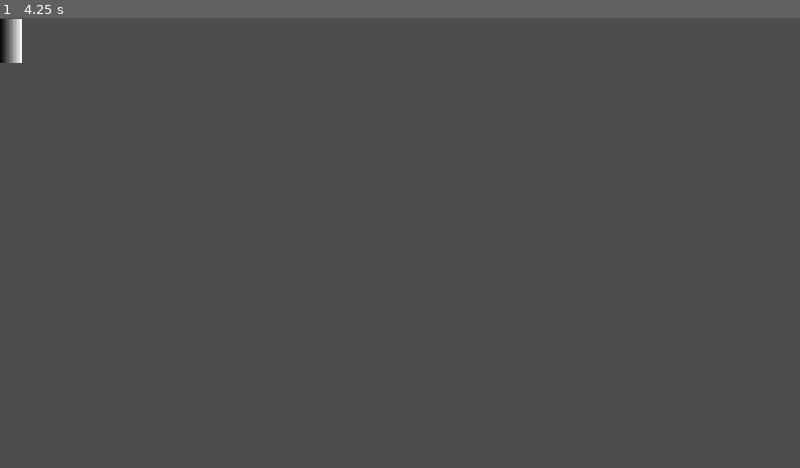
Above: before the commit, frame 1.
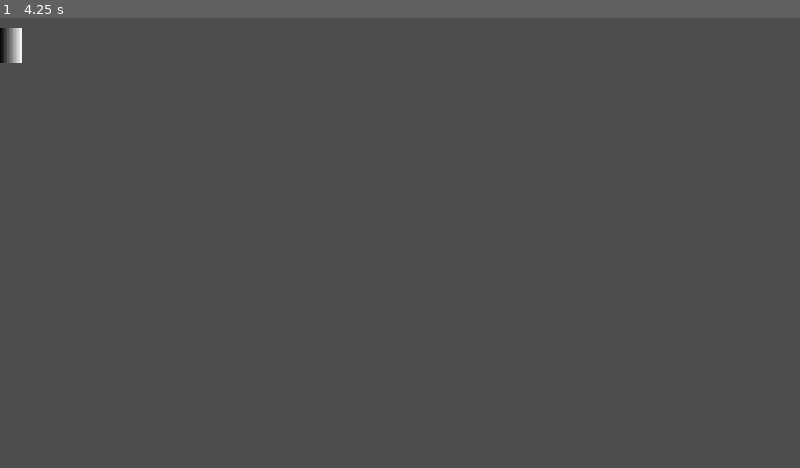
Above: after the commit, the same moment.

Repository: mikowy001/hackaton26
Game: Godot game, scene res://testing/ui/dopamine_bar.tscn
Same seed, same stepped clock (60 frames per second), same inputs: the game is played once before the commit and once after it. This scene is started directly instead of the project's main scene.
Inputs:
- Up to frame 1 (4.25 s): tap Enter at 0.5, 2, 3.5 s; hold Right (ui_right) 0.53-1.28 s; tap Space (spacja, bound only after the commit) at 0.6, 1.25, 1.35, 2.1, 2.75, 2.85, 3.6 s; hold Left (ui_left) 1.28-2.03 s; hold Right (ui_right) 2.03-3.53 s; hold Left (ui_left) from 3.53 s (still down)

The runs differ from the first frame. In frame 1, less than 0.1% of the frame differs, in the area x 0-3%, y 0-3%.

Commit message:
Ignacy has spoken. I już nie wypołken bo pałken i hanken. A tak pozatym to :)

Diff:
--- a/project.godot
+++ b/project.godot
@@ -24,6 +24,14 @@
 window/stretch/mode="canvas_items"
 window/stretch/aspect="expand"
 
+[input]
+
+spacja={
+"deadzone": 0.2,
+"events": [Object(InputEventKey,"resource_local_to_scene":false,"resource_name":"","device":-1,"window_id":0,"alt_pressed":false,"shift_pressed":false,"ctrl_pressed":false,"meta_pressed":false,"pressed":false,"keycode":0,"physical_keycode":32,"key_label":0,"unicode":32,"location":0,"echo":false,"script":null)
+]
+}
+
 [physics]
 
 3d/physics_engine="Jolt Physics"
--- /dev/null
+++ b/scenes/mechanics/hotspot.tscn
@@ -0,0 +1,16 @@
+[gd_scene format=3 uid="uid://d0i4i6bl1mf3b"]
+
+[ext_resource type="Script" uid="uid://w8ilqjt3jrpn" path="res://scripts/mechanics/hotspot.gd" id="1_yirtk"]
+
+[sub_resource type="CircleShape2D" id="CircleShape2D_6tdp3"]
+
+[node name="Hotspot" type="Area2D" unique_id=613247634]
+collision_layer = 255
+collision_mask = 255
+script = ExtResource("1_yirtk")
+
+[node name="CollisionShape2D" type="CollisionShape2D" parent="." unique_id=390565990]
+shape = SubResource("CircleShape2D_6tdp3")
+
+[connection signal="body_entered" from="." to="." method="_on_body_entered"]
+[connection signal="body_exited" from="." to="." method="_on_body_exited"]
--- /dev/null
+++ b/scripts/mechanics/hotspot.gd
@@ -0,0 +1,38 @@
+extends Area2D
+
+@export var dopamine_bar_path: NodePath = ^"../DopamineBar"
+@onready var dopamineBar: Node = get_node_or_null(dopamine_bar_path);
+
+var cirColor = Color(0.0, 0.565, 0.694, 0.5);
+var intensity = 1.0;
+
+var reallness = 0.1;
+
+var isThisPlayerInside = false;
+
+func reroll():
+	intensity = 1.0;
+
+func _on_body_entered(body: Node2D):
+	if(body.name == "Player"):
+		isThisPlayerInside = true;
+		print_debug("Player entered this very very interesting spot");
+
+func _on_body_exited(body: Node2D):
+	if(body.name == "Player"):
+		isThisPlayerInside = false;
+		print_debug("Player exited this very very interesting spot :(");
+
+func _ready() -> void:
+	pass
+
+func _process(delta: float) -> void:
+	if(isThisPlayerInside):
+		intensity -= delta * reallness;
+		queue_redraw();
+		if(Input.is_action_just_pressed("spacja", true) && dopamineBar != null):
+			dopamineBar.add_dopamine(3);
+
+func _draw() -> void:
+	# Color(cirColor, cirColor.a * intensity) jest kurka rurka wow, co to jest godot :0
+	draw_circle(Vector2.ZERO, 10.0, Color(cirColor, cirColor.a * intensity));
--- a/scripts/ui/dopamine_bar.gd
+++ b/scripts/ui/dopamine_bar.gd
@@ -4,12 +4,13 @@
 
 var dopamine = 100.0;
 var paused = false;
-var drain_rate = 1.0;
+var drain_rate = 5.0;
 
 func get_dopamine():
 	return dopamine;
 
 func set_dopamine(value: float):
+	if(value > theBar.get_max()): theBar.set_value(theBar.get_max()); return;
 	theBar.set_value(value);
 	dopamine = value;
 
@@ -22,6 +23,9 @@
 func drain_dopamine(value: float):
 	set_dopamine(dopamine - value);
 
+func add_dopamine(value: float):
+	set_dopamine(dopamine + value);
+
 func isPaused():
 	return paused;
 
@@ -32,7 +36,7 @@
 	paused = false;
 
 func _ready() -> void:
-	theBar.set_value(100.0);
+	theBar.set_value(theBar.get_max());
 
 func _process(delta: float) -> void:
 	if(!paused): drain_dopamine(drain_rate * delta);
--- /dev/null
+++ b/testing/mechanics/character_body_2d.gd
@@ -0,0 +1,14 @@
+extends CharacterBody2D
+
+const SPEED = 300.0
+
+func _physics_process(delta: float) -> void:
+	# Get the input diection and handle the movement/deceleration.
+	# As good practice, you should replace UI actions with custom gameplay actions.
+	var direction := Input.get_axis("ui_left", "ui_right")
+	if direction:
+		velocity.x = direction * SPEED
+	else:
+		velocity.x = move_toward(velocity.x, 0, SPEED)
+
+	move_and_slide()
--- /dev/null
+++ b/testing/mechanics/hotspot.tscn
@@ -0,0 +1,33 @@
+[gd_scene format=3 uid="uid://dgxf0oyp0hy0u"]
+
+[ext_resource type="PackedScene" uid="uid://d0i4i6bl1mf3b" path="res://scenes/mechanics/hotspot.tscn" id="1_k548s"]
+[ext_resource type="Script" uid="uid://kmxifj187slo" path="res://testing/mechanics/character_body_2d.gd" id="2_n6r8l"]
+[ext_resource type="PackedScene" uid="uid://ovts6dnrx0w5" path="res://scenes/ui/dopamine_bar.tscn" id="3_0oia4"]
+
+[sub_resource type="RectangleShape2D" id="RectangleShape2D_xgwux"]
+size = Vector2(40, 39)
+
+[node name="Hotspot" type="Node2D" unique_id=1060248444]
+
+[node name="Hotspot" parent="." unique_id=613247634 instance=ExtResource("1_k548s")]
+position = Vector2(581, 388)
+scale = Vector2(10, 10)
+
+[node name="Player" type="CharacterBody2D" parent="." unique_id=586832698]
+script = ExtResource("2_n6r8l")
+
+[node name="CollisionShape2D" type="CollisionShape2D" parent="Player" unique_id=974444164]
+position = Vector2(260, 328.5)
+shape = SubResource("RectangleShape2D_xgwux")
+
+[node name="ColorRect" type="ColorRect" parent="Player" unique_id=1458271553]
+offset_left = 240.0
+offset_top = 308.0
+offset_right = 280.0
+offset_bottom = 348.0
+
+[node name="DopamineBar" parent="." unique_id=1759574927 instance=ExtResource("3_0oia4")]
+offset_left = 867.0
+offset_top = 480.0
+offset_right = 867.0
+offset_bottom = 480.0
Not shown, added: menuHandWithPhone.png.import
Not shown, added: scripts/mechanics/hotspot.gd.uid
Not shown, added: testing/mechanics/character_body_2d.gd.uid
